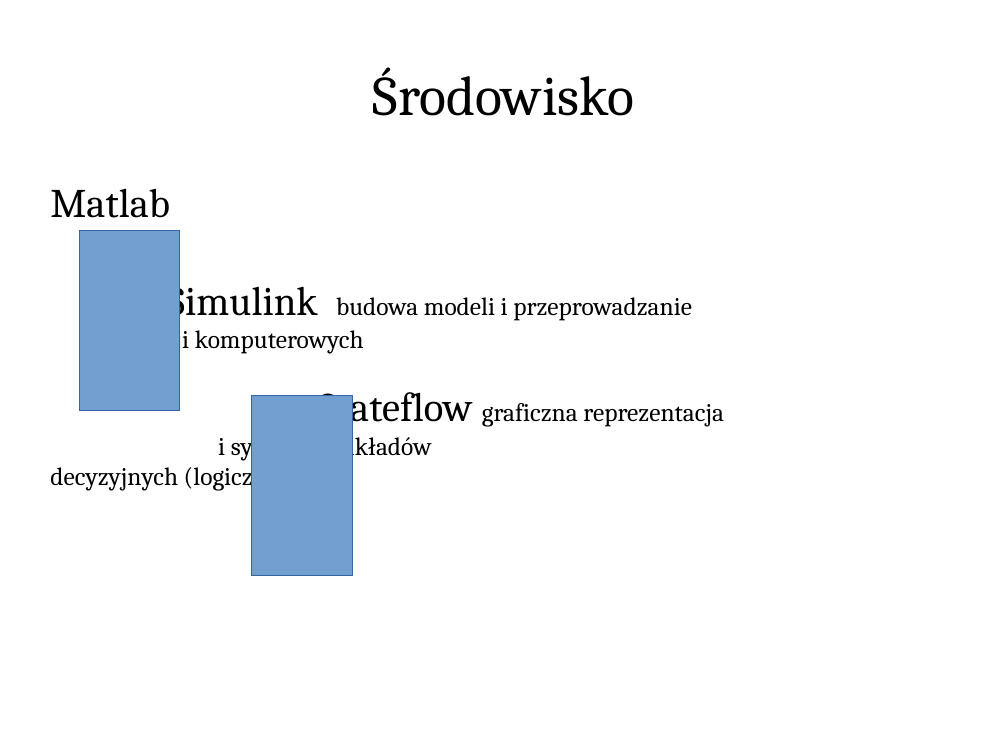
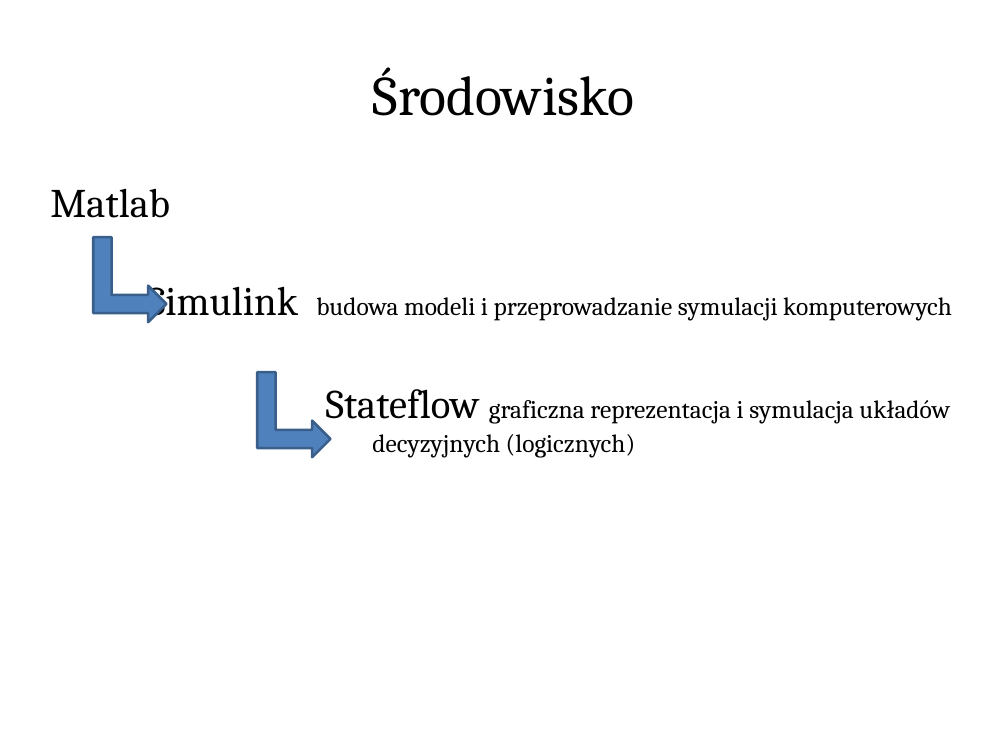
Before and after one commit to andrzejbro/APProject2_CarLights, a slide deck: slide 3 of car_lights.pptx. Drawn at 1008x756 pixels with LibreOffice and Linux fonts; fonts in the diff are those of the drawing; background and template pictures are left out. Boxes give left, top, right and bottom in pixels: in the first picture for what was removed or moved away, otherwise in the second. Text is boxed around its words. In the diff, an @@ line names an element or a change of style, - is before the commit and + after.

Commit message:
prezentacja

```diff
--- a/car_lights.pptx
+++ b/car_lights.pptx
@@ rectangle removed at box(80, 231, 180, 411) @@
@@ bent up arrow added at box(93, 237, 166, 322), fill #4F81BD, outline #3A5F8C 2 pt @@
@@ text at box(147, 284, 952, 458): alignment left to centre @@
@@ bent up arrow added at box(257, 373, 331, 458), fill #4F81BD, outline #3A5F8C 2 pt @@
@@ rectangle removed at box(252, 396, 353, 576) @@
```
